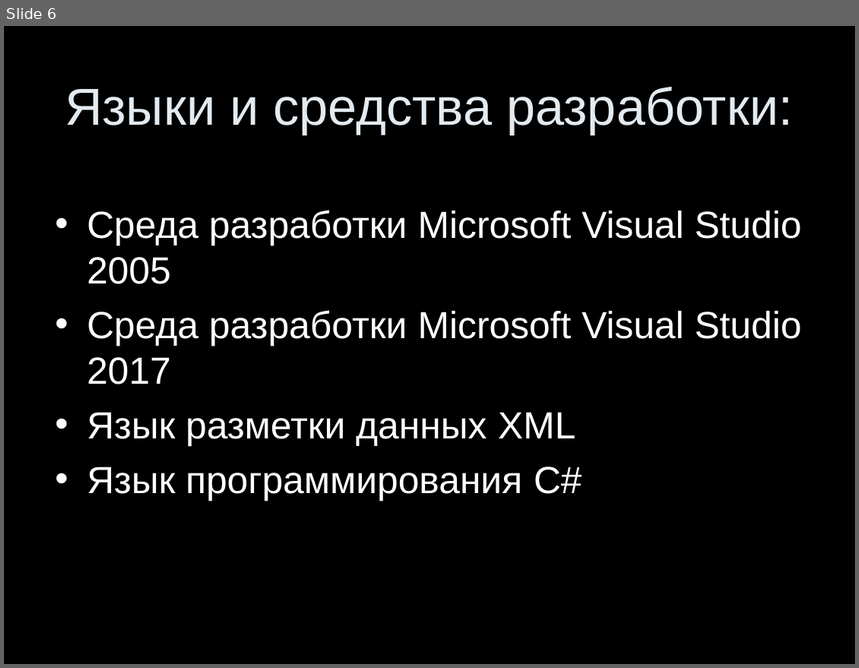
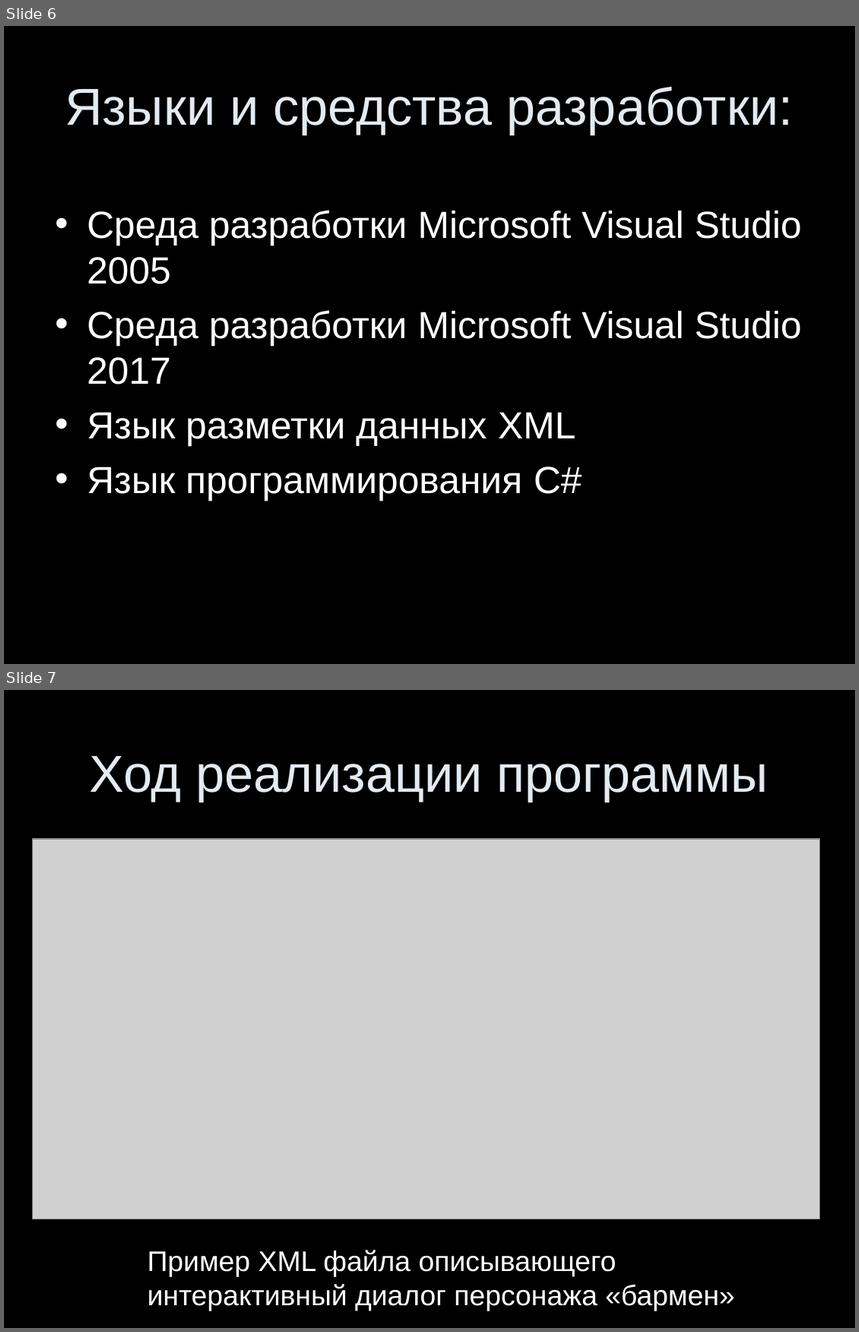
Before and after one commit to tumypv/davnegrad, a slide deck: Documents/Презентация.ppt. Shown one above the other, each under a label of ours: slide 6 before the commit, slides 6 and 7 after it. The pictures are 859x668 and 859x1332 pixels, drawn with LibreOffice and Linux fonts; fonts in the diff are those of the drawing; grey boxes stand for pictures. Boxes give left, top, right and bottom in pixels: in the first picture for what was removed or moved away, otherwise in the second. Text is boxed around its words. In the diff, an @@ line names an element or a change of style, - is before the commit and + after.

```diff
--- a/Documents/Презентация.ppt
+++ b/Documents/Презентация.ppt
@@ slide 7 added at [4,690,855,1328], background #000000 @@
@@ title added at [89,756,769,802], 44 pt, text #E3EBF1 @@
+Ход реализации программы
@@ picture added at [32,839,819,1220] @@
@@ text added at [148,1250,735,1311], 24 pt, text #FFFFFF @@
+Пример XML файла описывающего
+интерактивный диалог персонажа «бармен»
```
Also in this commit, not shown: 6 other slides added, 1 slide removed.
